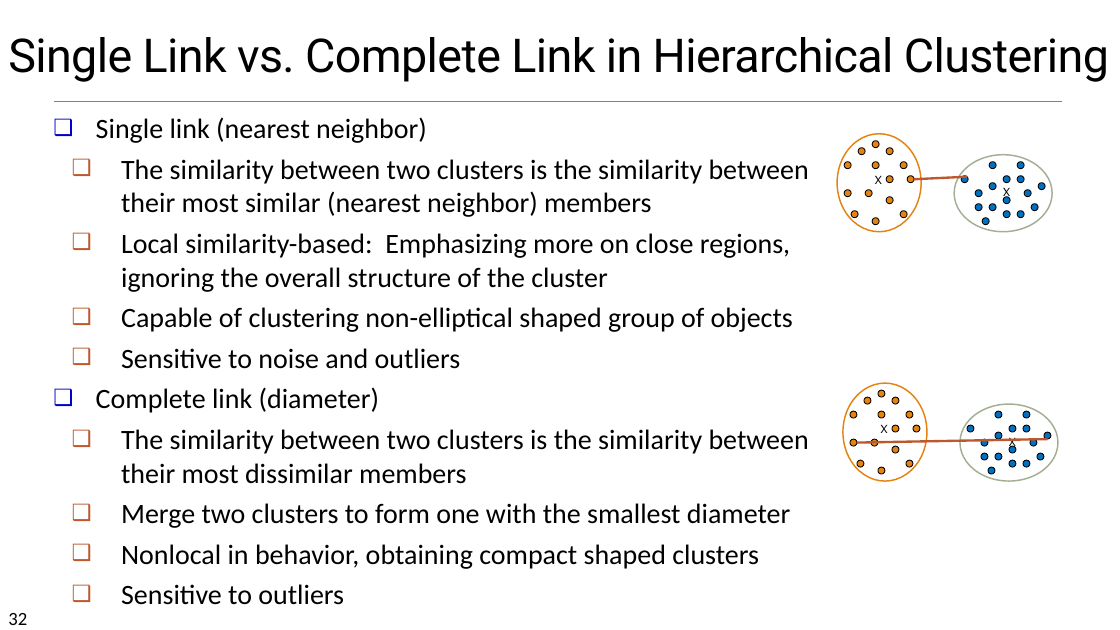
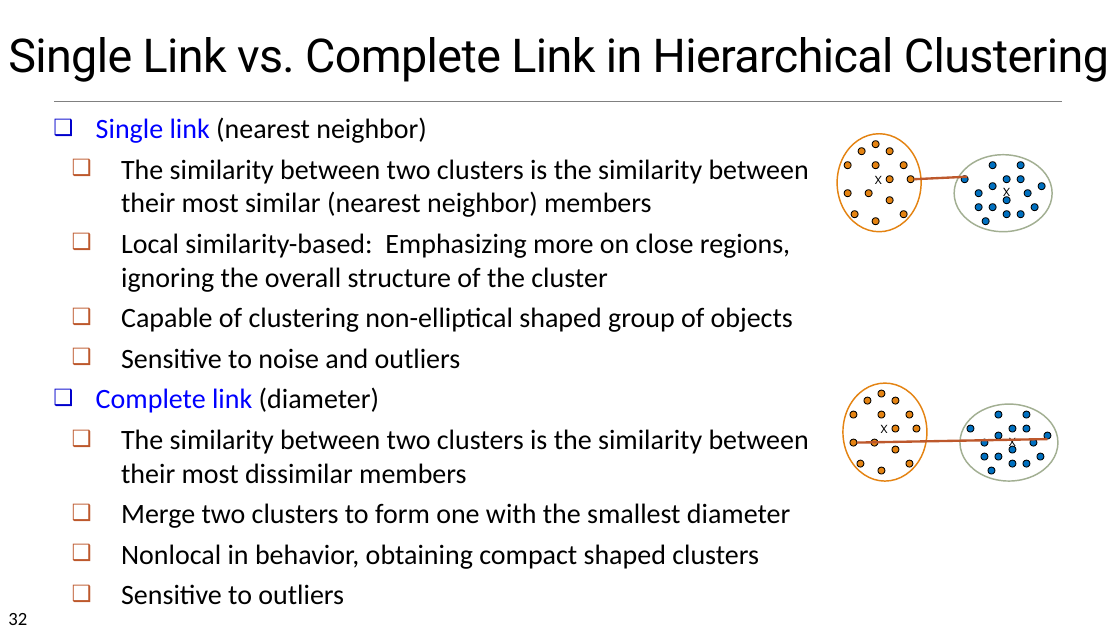
Before and after one commit to chriswjh/chriswjh.github.io, a slide deck: slide 32 of BDA_IFM/10ClusBasic.pptx. Drawn at 1120x630 pixels with LibreOffice and Linux fonts; fonts in the diff are those of the drawing. Boxes give left, top, right and bottom in pixels: in the first picture for what was removed or moved away, otherwise in the second. Text is boxed around its words. In the diff, an @@ line names an element or a change of style, - is before the commit and + after.

```diff
--- a/BDA_IFM/10ClusBasic.pptx
+++ b/BDA_IFM/10ClusBasic.pptx
@@ text at [96,117,427,413]: text colour #000000 to #0000FF in "Single link", "Complete link" @@
```
Also in this commit, not shown: 3 other slides changed.
